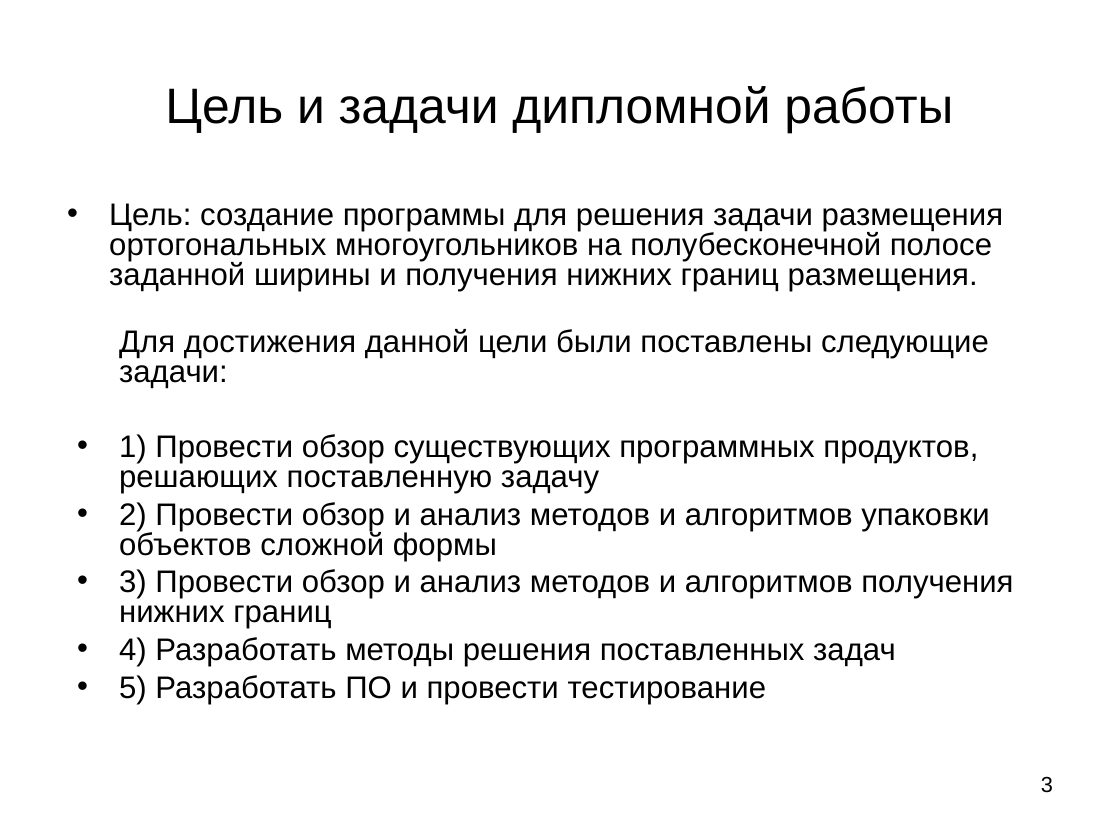
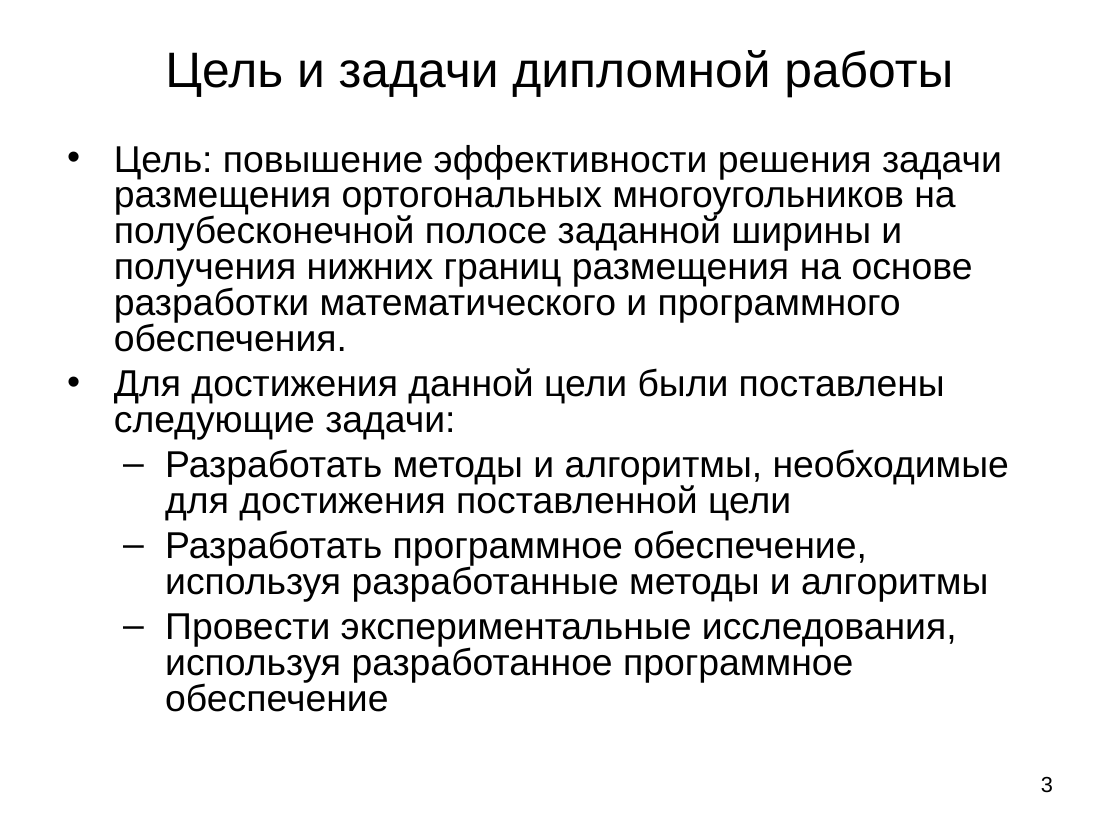
Before and after one commit to zingibertram/thesis-dissertation, a slide deck: slide 3 of Отчёт/Презентация.ppt. Drawn at 1120x840 pixels with LibreOffice and Linux fonts; fonts in the diff are those of the drawing. Boxes give left, top, right and bottom in pixels: in the first picture for what was removed or moved away, otherwise in the second. Text is boxed around its words. In the diff, an @@ line names an element or a change of style, - is before the commit and + after.

```diff
--- a/Отчёт/Презентация.ppt
+++ b/Отчёт/Презентация.ppt
@@ title "Цель и задачи дипломной работы": place and size @@
-title "Цель и задачи дипломной работы" at box(165, 86, 953, 133)
+title "Цель и задачи дипломной работы" at box(165, 50, 953, 98)
@@ text at box(114, 145, 1009, 712): text changed; size 20 to 24 pt @@
-• Цель: создание программы для решения задачи размещения ортогональных многоугольников на полубесконечной полосе заданной ширины и получения нижних границ размещения.
+• Цель: повышение эффективности решения задачи размещения ортогональных многоугольников на полубесконечной полосе заданной ширины и получения нижних границ размещения на основе разработки математического и программного обеспечения.
+• Для достижения данной цели были поставлены следующие задачи:
+  – Разработать методы и алгоритмы, необходимые для достижения поставленной цели
+  – Разработать программное обеспечение, используя разработанные методы и алгоритмы
+  – Провести экспериментальные исследования, используя разработанное программное обеспечение
@@ text removed at box(119, 329, 1013, 704) @@
-Для достижения данной цели были поставлены следующие задачи:
-• 1) Провести обзор существующих программных продуктов, решающих поставленную задачу
-• 2) Провести обзор и анализ методов и алгоритмов упаковки объектов сложной формы
-• 3) Провести обзор и анализ методов и алгоритмов получения нижних границ
-• 4) Разработать методы решения поставленных задач
-• 5) Разработать ПО и провести тестирование
```
Also in this commit, not shown: 2 other slides changed, 2 slides added, 2 slides removed, 3 other files.
